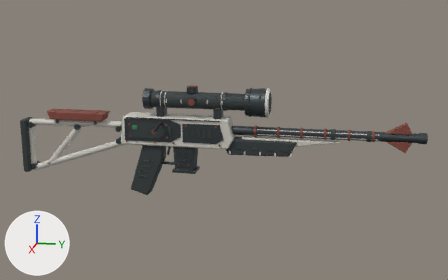
The glTF model public/assets/weapons/unique-v1/sniper_1.glb as it was, and as the next commit left it.
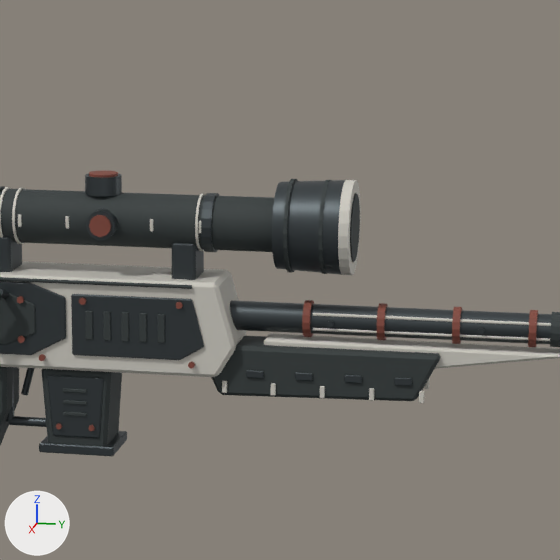
Old and new are each drawn whole from a camera (50 mm lens) standing at (1.574, 0.5, 0.412) and looking at (0.0, 0.185, 0.018) and again close up on the part from 36% to 74% of the width and 12% to 74% of the height. Lighting does not change. The marker at lower left points along +X, +Y and +Z. The older version's two pictures come first. Vertices at exactly the same position are counted once.

Names of what the first close-up shows: 'Weapon_sniper_v1'.
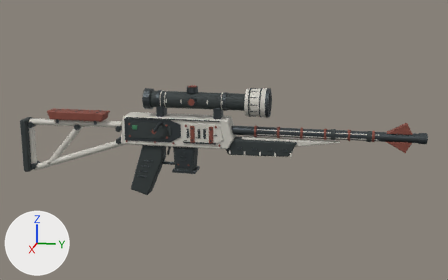
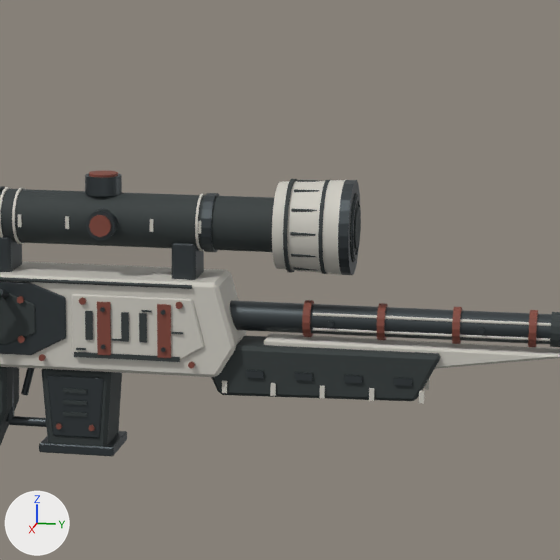
Diff of the bpy script that builds the scene:
```diff
--- a/public/assets/weapons/unique-v1/sniper_1.glb.py
+++ b/public/assets/weapons/unique-v1/sniper_1.glb.py
@@ me_cone @@
 # used by ob_weapon_sniper_v1; location = (0.0, 0.0, 0.0)
-me_cone.from_pydata(...)  # 4512 vertices, 8416 faces; spans x -0.038..0.055, y -0.391..0.7, z -0.144..0.16
+me_cone.from_pydata(...)  # 4288 vertices, 7828 faces; spans x -0.038..0.055, y -0.391..0.7, z -0.144..0.16
+# me_cone part 1: a new loose piece, a 16-sided cylinder along y spanning x -0.017..0.017, y 0.308..0.309, z 0.105..0.139, in mat_textured_polymer (dark grey #323a3a)
+# me_cone part 2: a new loose piece, a 6-sided cylinder along y spanning x 0.0345..0.0369, y 0.26..0.28, z 0.1206..0.1234, in mat_textured_polymer (dark grey #323a3a)
+# me_cone part 3: a new loose piece, a 6-sided cylinder along y spanning x 0.0297..0.0321, y 0.26..0.28, z 0.1384..0.1413, in mat_textured_polymer (dark grey #323a3a)
+# me_cone part 4: a new loose piece, a 6-sided cylinder along y spanning x 0.0166..0.0191, y 0.26..0.28, z 0.1515..0.1543, in mat_textured_polymer (dark grey #323a3a)
+# me_cone part 5: a new loose piece, a 6-sided cylinder along y spanning x 0.0297..0.0321, y 0.26..0.28, z 0.1027..0.1055, in mat_textured_polymer (dark grey #323a3a)
+# me_cone part 6: a new loose piece, a box spanning x 0.0322..0.0338, y 0.082..0.17, z 0.013..0.017, in mat_textured_polymer (dark grey #323a3a)
+# me_cone part 7: a new loose piece, a box spanning x 0.0327..0.0342, y 0.102..0.113, z 0.016..0.06, in mat_leather_oxblood (red #814538)
+# me_cone part 8: a new loose piece, a box spanning x 0.0327..0.0342, y 0.152..0.163, z 0.016..0.06, in mat_leather_oxblood (red #814538)
+# me_cone part 9: the loose piece of 64 vertices spanning x -0.023..0.023, y 0.181..0.183, z 0.098..0.145 is copied, and the copy is scaled about its middle by (1.05, 1, 1.05), then moved by (0.0, 0.125, 0.0), in mat_metal_steel (dark grey #484f52); it spans x -0.025..0.025, y 0.306..0.308, z 0.097..0.147
+# me_cone part 10: 1 vertex moved from x -0.021, y 0.184, z 0.126 to x -0.023, y 0.184, z 0.127; 845 vertices removed from x -0.034..0.034, y 0.033..0.367, z -0.039..0.127; 245 vertices added at x -0.036..0.036, y 0.034..0.367, z -0.04..0.127
+# me_cone part 11: 192 faces spanning x -0.038..0.038, y 0.298..0.306, z 0.084..0.16 switch from mat_ceramic_bone (light grey #cecbc2) to mat_metal_steel (dark grey #484f52)
+# me_cone part 12: 204 faces spanning x -0.038..0.038, y 0.08..0.3, z 0.014..0.16 switch from mat_metal_steel (dark grey #484f52) to mat_ceramic_bone (light grey #cecbc2)
+# other edits to the shape of me_cone do not show in these pictures
 me_cone.materials.append(mat_textured_polymer)
```

Pixel boxes [x1, y1, x2, y2] of what changed, in the close-ups (560 x 560 px):
part 1 of me_cone, added
    after: [354, 207, 361, 249]
part 2 of me_cone, added
    after: [290, 232, 315, 236]
part 3 of me_cone, added
    after: [291, 209, 317, 212]
part 4 of me_cone, added
    after: [294, 189, 319, 192]
part 5 of me_cone, added
    after: [291, 254, 316, 257]
part 6 of me_cone, added
    after: [74, 352, 180, 362]
part 7 of me_cone, added (red)
    after: [97, 301, 111, 355]
part 8 of me_cone, added (red)
    after: [157, 304, 171, 358]
part 9 of me_cone, added
    after: [352, 197, 361, 259]
part 10 of me_cone, built on
    before: [18, 215, 429, 417]
    after: [18, 214, 429, 417]
part 11 of me_cone, recoloured (light grey to dark grey)
    both: [338, 180, 360, 275]
part 12 of me_cone, recoloured (dark grey to light grey)
    both: [71, 180, 351, 360]
